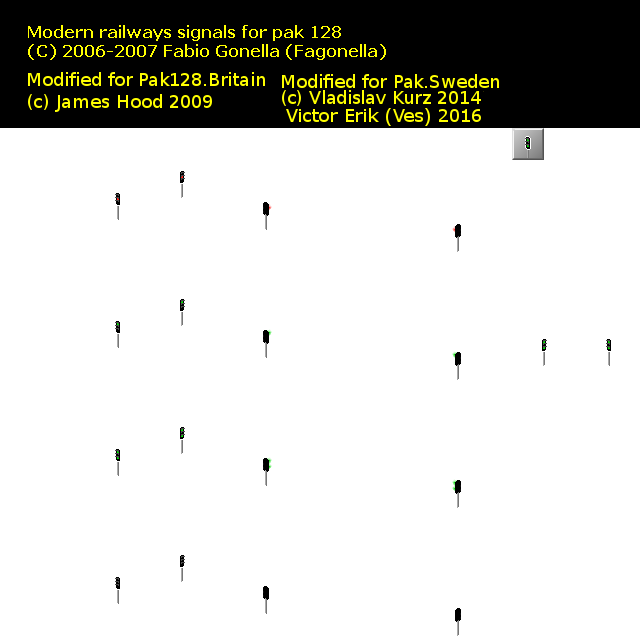
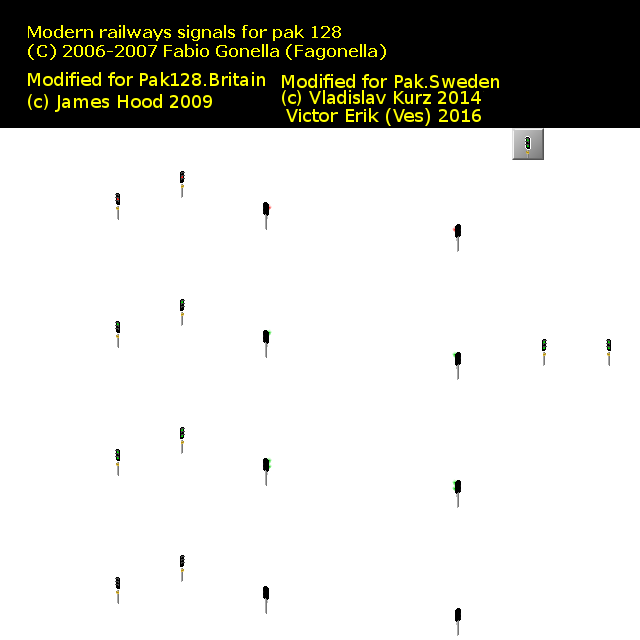
Comparing the layer stacks of the two 640x640 images. Changes:
added layer "Skylt" above "Rutor" over [116, 151, 610, 625]
